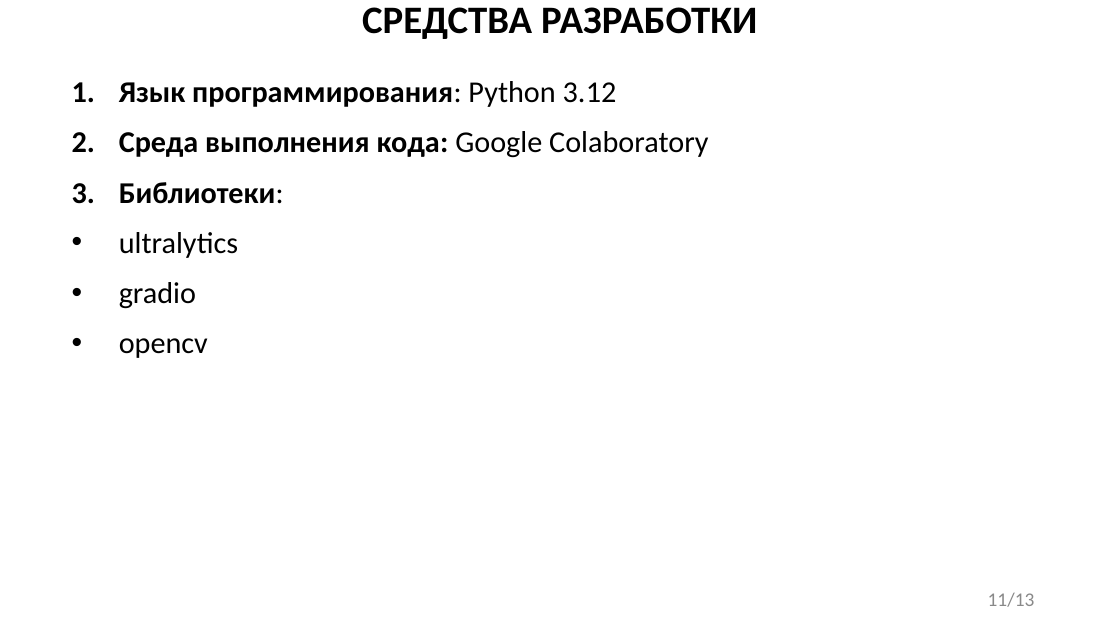
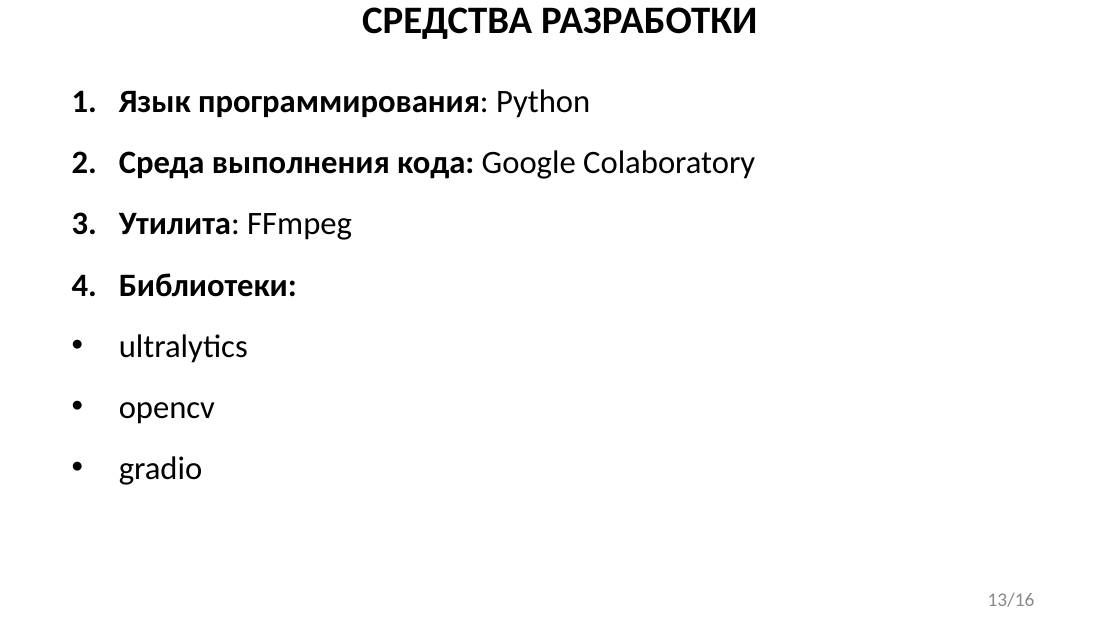
Before and after one commit to FaceMan01/Homework, a slide deck: slide 13 of ВКР/презентация.ppt (slide 11 before the commit). Drawn at 1120x630 pixels with LibreOffice and Linux fonts; fonts in the diff are those of the drawing. Boxes give left, top, right and bottom in pixels: in the first picture for what was removed or moved away, otherwise in the second. Text is boxed around its words. In the diff, an @@ line names an element or a change of style, - is before the commit and + after.

```diff
--- a/ВКР/презентация.ppt
+++ b/ВКР/презентация.ppt
@@ text at (x1=119, y1=89, x2=590, y2=118): text changed; size 25.9 to 28 pt @@
-1. Язык программирования: Python 3.12
+1. Язык программирования: Python
@@ text at (x1=119, y1=150, x2=755, y2=485): size 25.9 to 28 pt in "Среда выполнения кода: Google Colaboratory", "Библиотеки:", "ultralytics", "gradio"; bold on in "Библиотеки:"; line spacing 1 to 1.2 @@
@@ text at (x1=119, y1=212, x2=352, y2=240): paragraph added @@
+3. Утилита: FFmpeg
@@ text at (x1=119, y1=338, x2=208, y2=358): paragraph removed @@
-• opencv
@@ text at (x1=119, y1=402, x2=215, y2=424): paragraph added @@
+• opencv
@@ page number at (x1=988, y1=593, x2=1035, y2=607): text changed @@
-11/13
+13/16
```
Also in this commit, not shown: 8 other slides changed, 8 slides added, 4 slides removed, 1 other file.
